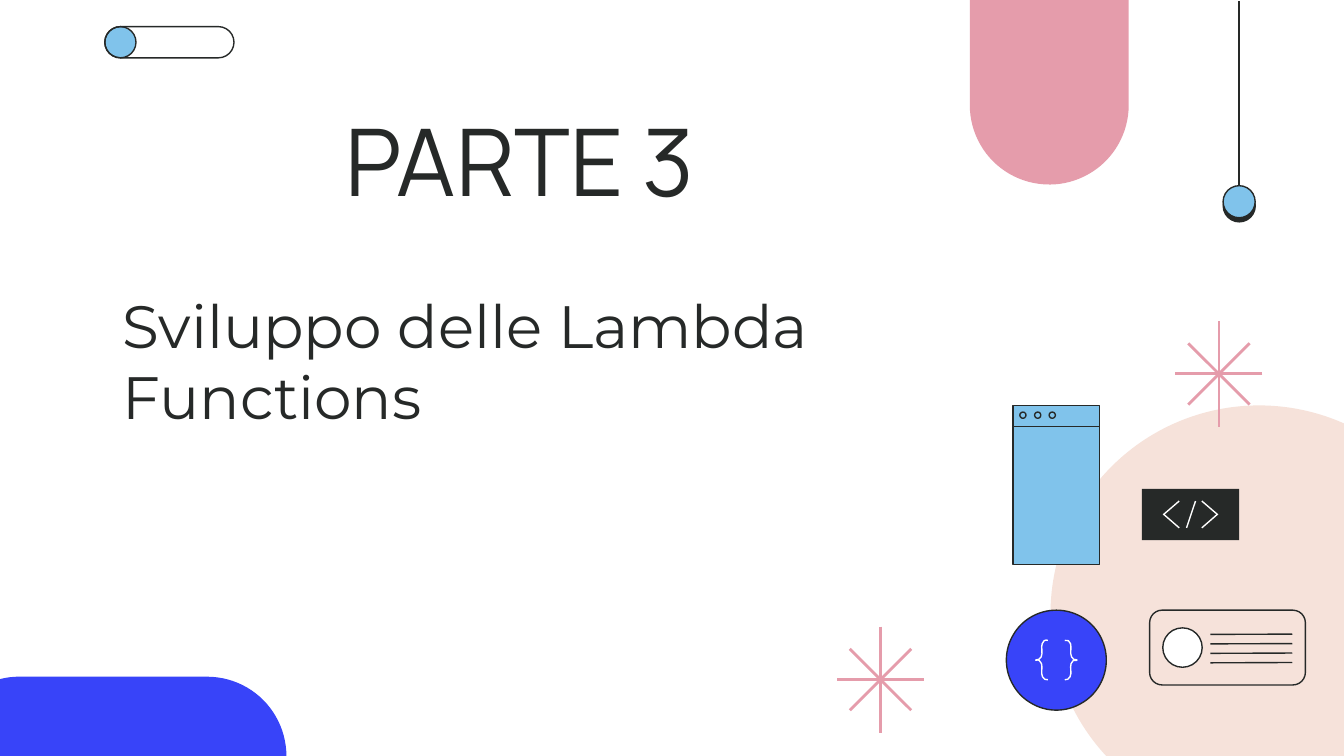
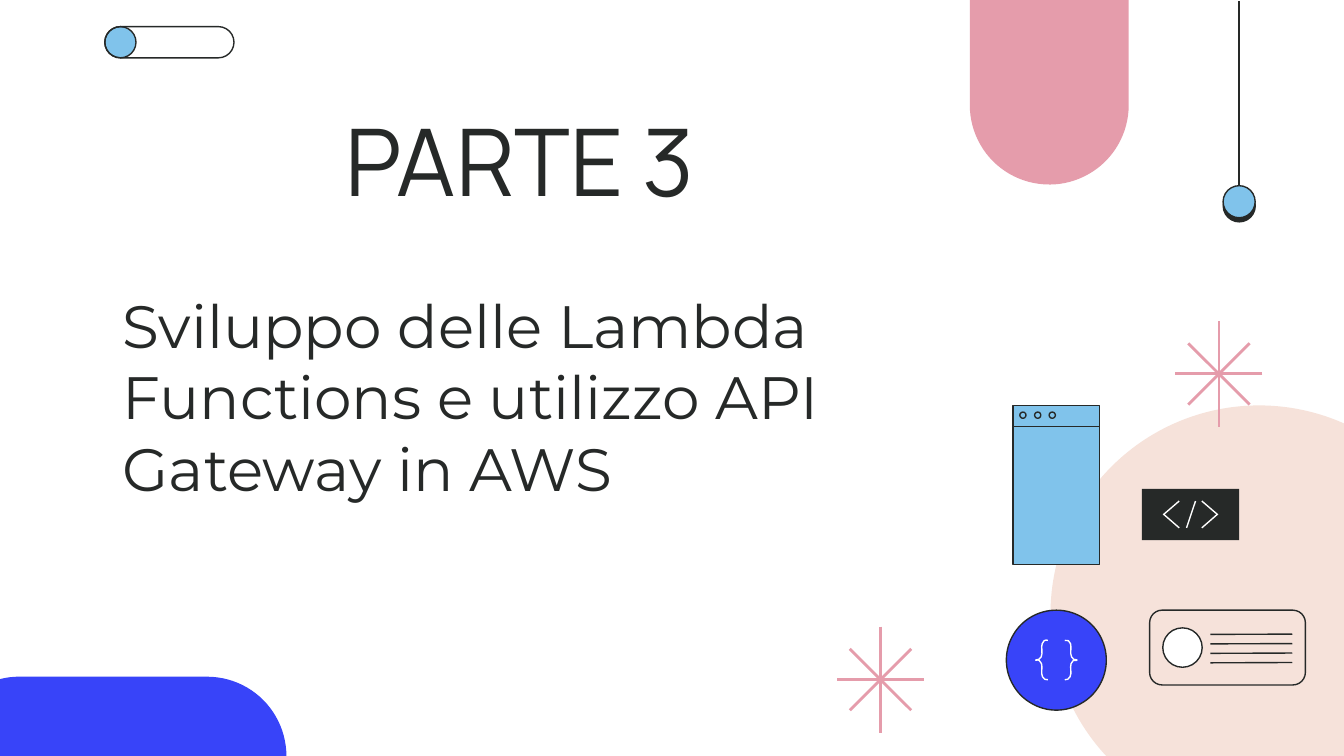
Before and after one commit to giotentori/unibg_cloud_and_mobile, a slide deck: slide 24 of Progetto_TCM/Progetto3.0/CommuniTEDx_3.0.pptx. Drawn at 1344x756 pixels with LibreOffice and Linux fonts; fonts in the diff are those of the drawing. Boxes give left, top, right and bottom in pixels: in the first picture for what was removed or moved away, otherwise in the second. Text is boxed around its words. In the diff, an @@ line names an element or a change of style, - is before the commit and + after.

```diff
--- a/Progetto_TCM/Progetto3.0/CommuniTEDx_3.0.pptx
+++ b/Progetto_TCM/Progetto3.0/CommuniTEDx_3.0.pptx
@@ subtitle at (123,303,818,503): text changed @@
-Sviluppo delle Lambda Functions
+Sviluppo delle Lambda Functions e utilizzo API Gateway in AWS
```
Also in this commit, not shown: 7 other slides changed, 2 other files.
